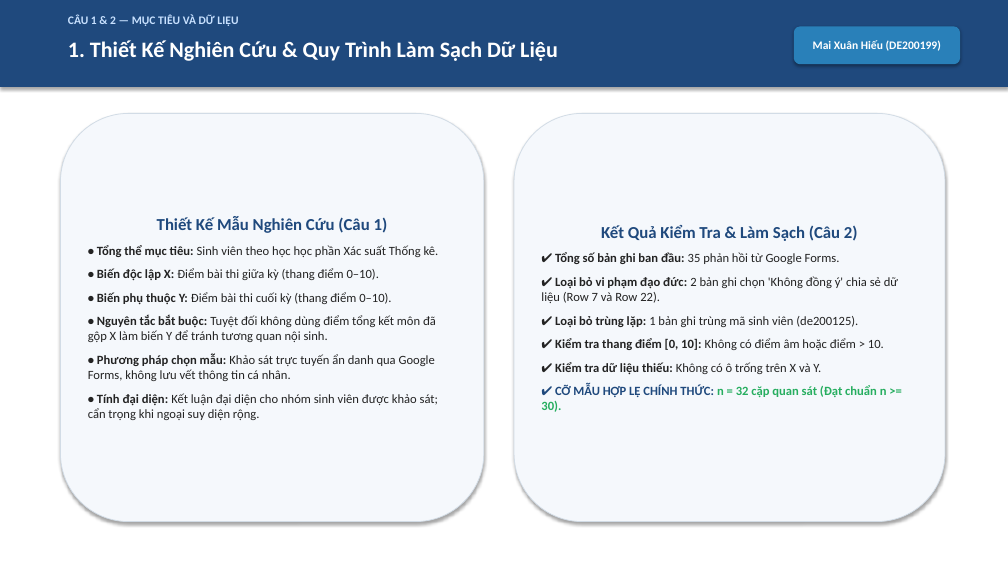
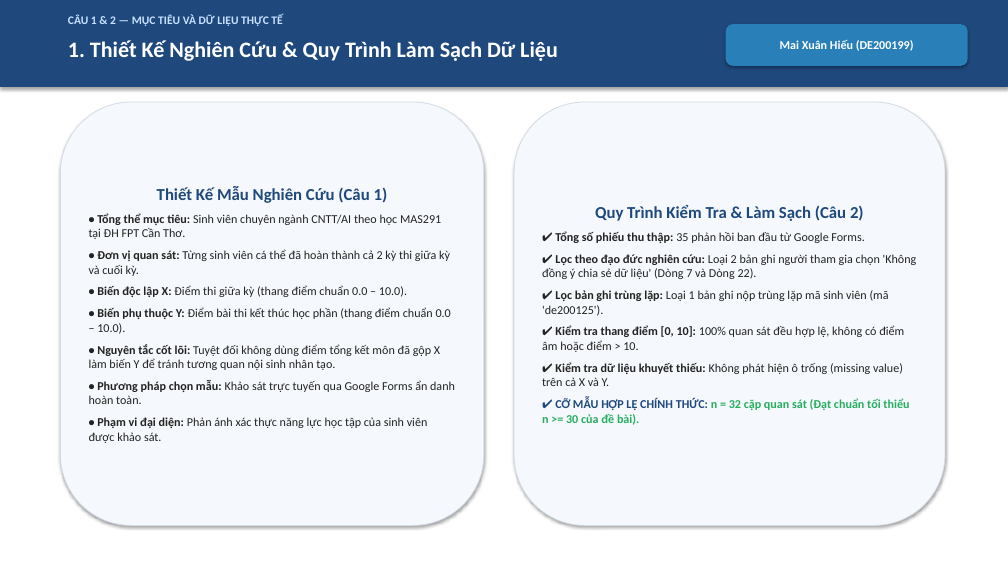
Before and after one commit to hieune321/mas-project-topic1, a slide deck: slide 2 of outputs/reports/Computer_Project_Topic_1_Slides.pptx. Drawn at 1008x567 pixels with LibreOffice and Linux fonts; fonts in the diff are those of the drawing. Boxes give left, top, right and bottom in pixels: in the first picture for what was removed or moved away, otherwise in the second. Text is boxed around its words. In the diff, an @@ line names an element or a change of style, - is before the commit and + after.

```diff
--- a/outputs/reports/Computer_Project_Topic_1_Slides.pptx
+++ b/outputs/reports/Computer_Project_Topic_1_Slides.pptx
@@ text at [68,14,282,26]: text changed @@
-CÂU 1 & 2 — MỤC TIÊU VÀ DỮ LIỆU
+CÂU 1 & 2 — MỤC TIÊU VÀ DỮ LIỆU THỰC TẾ
@@ rounded rectangle "Mai Xuân Hiếu (DE200199)": place and size @@
-rounded rectangle "Mai Xuân Hiếu (DE200199)" at [794,26,960,64]
+rounded rectangle "Mai Xuân Hiếu (DE200199)" at [726,24,968,66]
@@ rounded rectangle "Mai Xuân Hiếu (DE200199)" at [726,24,968,66]: size 11 to 11.5 pt @@
@@ rounded rectangle "Thiết Kế Mẫu Nghiên Cứu ...": place and size @@
-rounded rectangle "Thiết Kế Mẫu Nghiên Cứu ..." at [60,113,484,522]
+rounded rectangle "Thiết Kế Mẫu Nghiên Cứu ..." at [60,102,484,526]
@@ rounded rectangle "Quy Trình Kiểm Tra & ...": place and size @@
-rounded rectangle "Quy Trình Kiểm Tra & ..." at [514,113,945,522]
+rounded rectangle "Quy Trình Kiểm Tra & ..." at [514,102,945,526]
@@ text in rounded rectangle at [542,205,917,425]: text changed; size 12 to 11.5 pt; bold off @@
-Kết Quả Kiểm Tra & Làm Sạch (Câu 2)
-✔ Tổng số bản ghi ban đầu: 35 phản hồi từ Google Forms.
-✔ Loại bỏ vi phạm đạo đức: 2 bản ghi chọn 'Không đồng ý' chia sẻ dữ liệu (Row 7 và Row 22).
-✔ Loại bỏ trùng lặp: 1 bản ghi trùng mã sinh viên (de200125).
-✔ Kiểm tra thang điểm [0, 10]: Không có điểm âm hoặc điểm > 10.
-✔ Kiểm tra dữ liệu thiếu: Không có ô trống trên X và Y.
-✔ CỠ MẪU HỢP LỆ CHÍNH THỨC: n = 32 cặp quan sát (Đạt chuẩn n >= 30).
+Quy Trình Kiểm Tra & Làm Sạch (Câu 2)
+✔ Tổng số phiếu thu thập: 35 phản hồi ban đầu từ Google Forms.
+✔ Lọc theo đạo đức nghiên cứu: Loại 2 bản ghi người tham gia chọn 'Không đồng ý chia sẻ dữ liệu' (Dòng 7 và Dòng 22).
+✔ Lọc bản ghi trùng lặp: Loại 1 bản ghi nộp trùng lặp mã sinh viên (mã 'de200125').
+✔ Kiểm tra thang điểm [0, 10]: 100% quan sát đều hợp lệ, không có điểm âm hoặc điểm > 10.
+✔ Kiểm tra dữ liệu khuyết thiếu: Không phát hiện ô trống (missing value) trên cả X và Y.
+✔ CỠ MẪU HỢP LỆ CHÍNH THỨC: n = 32 cặp quan sát (Đạt chuẩn tối thiểu n >= 30 của đề bài).
@@ text in rounded rectangle at [89,213,455,443]: text changed; size 12 to 11.5 pt @@
-• Tổng thể mục tiêu: Sinh viên theo học học phần Xác suất Thống kê.
-• Biến độc lập X: Điểm bài thi giữa kỳ (thang điểm 0–10).
-• Biến phụ thuộc Y: Điểm bài thi cuối kỳ (thang điểm 0–10).
-• Nguyên tắc bắt buộc: Tuyệt đối không dùng điểm tổng kết môn đã gộp X làm biến Y để tránh tương quan nội sinh.
-• Phương pháp chọn mẫu: Khảo sát trực tuyến ẩn danh qua Google Forms, không lưu vết thông tin cá nhân.
-• Tính đại diện: Kết luận đại diện cho nhóm sinh viên được khảo sát; cẩn trọng khi ngoại suy diện rộng.
+• Tổng thể mục tiêu: Sinh viên chuyên ngành CNTT/AI theo học MAS291 tại ĐH FPT Cần Thơ.
+• Đơn vị quan sát: Từng sinh viên cá thể đã hoàn thành cả 2 kỳ thi giữa kỳ và cuối kỳ.
+• Biến độc lập X: Điểm thi giữa kỳ (thang điểm chuẩn 0.0 – 10.0).
+• Biến phụ thuộc Y: Điểm bài thi kết thúc học phần (thang điểm chuẩn 0.0 – 10.0).
+• Nguyên tắc cốt lõi: Tuyệt đối không dùng điểm tổng kết môn đã gộp X làm biến Y để tránh tương quan nội sinh nhân tạo.
+• Phương pháp chọn mẫu: Khảo sát trực tuyến qua Google Forms ẩn danh hoàn toàn.
+• Phạm vi đại diện: Phản ánh xác thực năng lực học tập của sinh viên được khảo sát.
```
Also in this commit, not shown: 4 other slides changed, 2 slides added, 7 slides removed, 12 other files.
